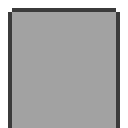
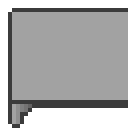
The second 128 x 128 image is a revision of the first. Changes to its layers:
showed "LongRight" over (8, 8, 128, 128)
hid "LongBot" over (8, 8, 120, 128)
